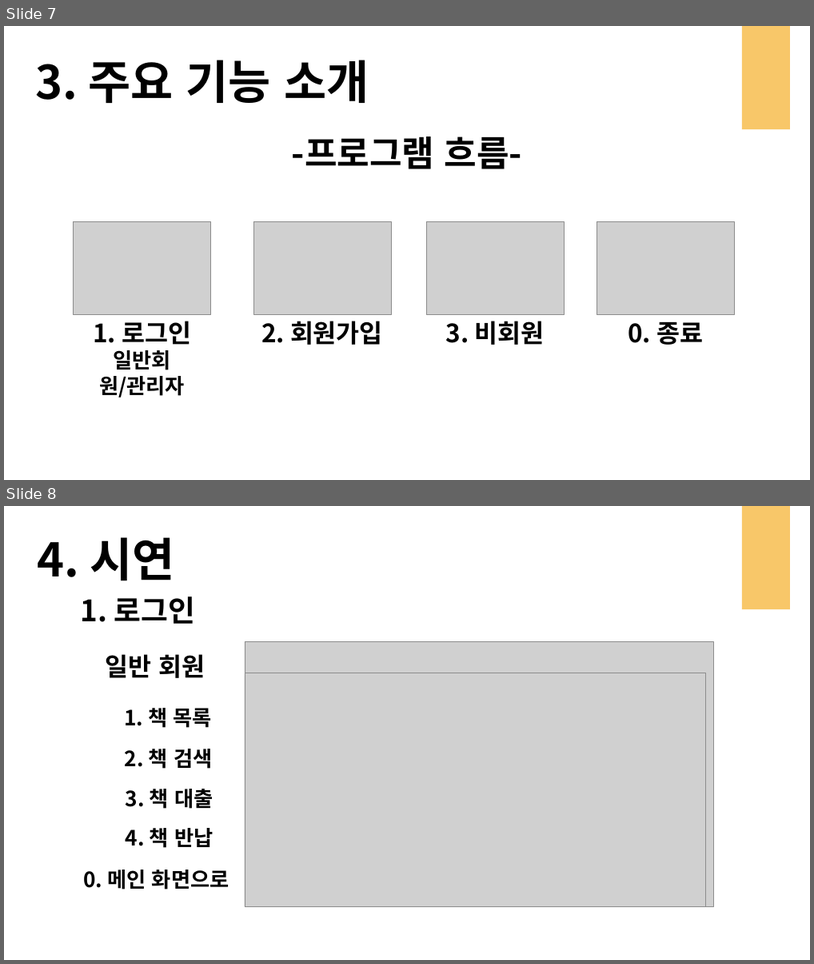
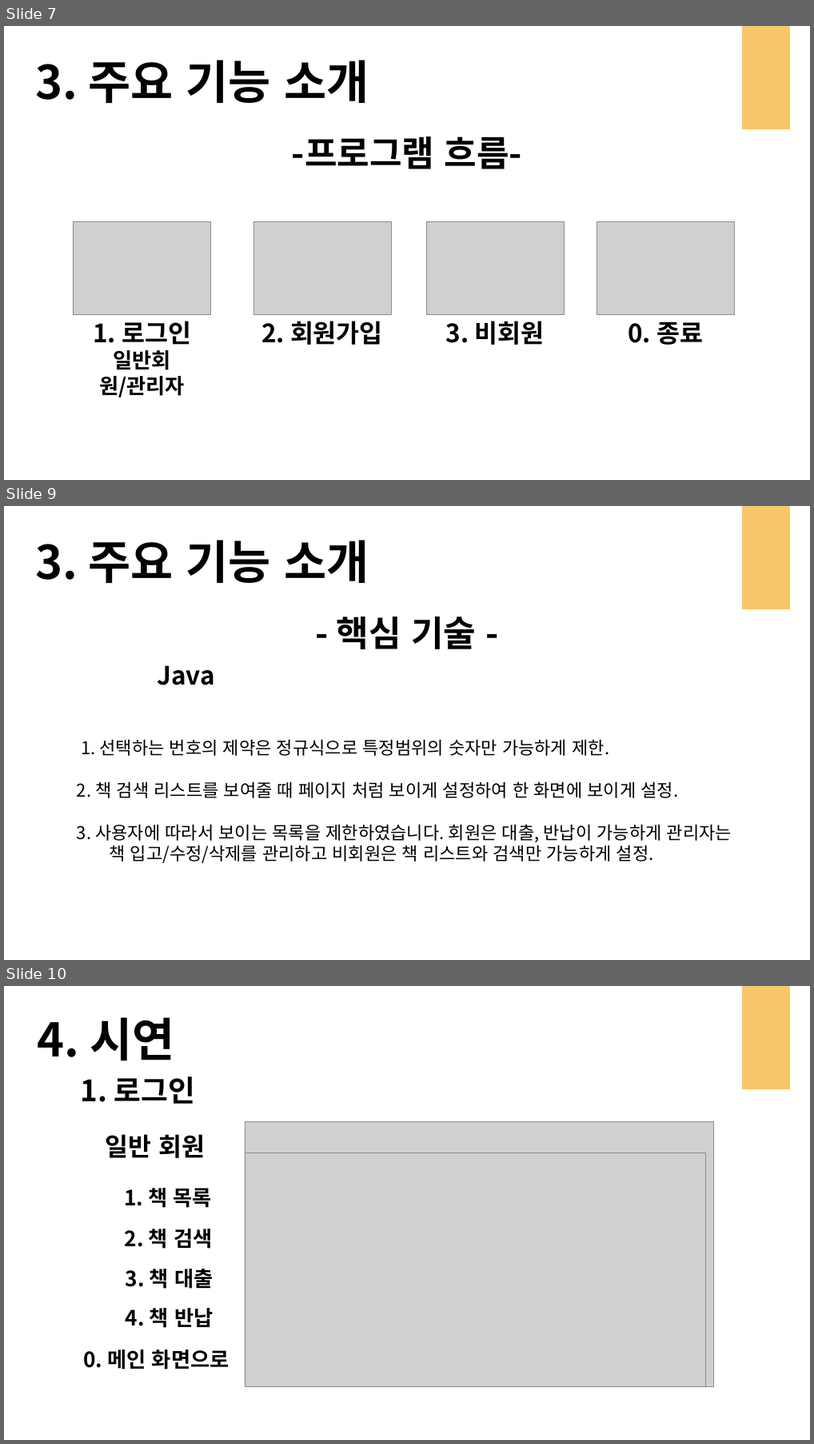
Before and after one commit to bebae/Beginner-Project, a slide deck: JdbcBookLibrary/ppt/도서관리프로그램.pptx. Shown one above the other, each under a label of ours: slides 7 and 8 before the commit, slides 7, 9 and 10 after it; the slides between them are not shown. The pictures are 814x964 and 814x1444 pixels, drawn with LibreOffice and Linux fonts; fonts in the diff are those of the drawing; grey boxes stand for pictures. Boxes give left, top, right and bottom in pixels: in the first picture for what was removed or moved away, otherwise in the second. Text is boxed around its words. In the diff, an @@ line names an element or a change of style, - is before the commit and + after.

```diff
--- a/JdbcBookLibrary/ppt/도서관리프로그램.pptx
+++ b/JdbcBookLibrary/ppt/도서관리프로그램.pptx
@@ slide 9 added at box(4, 506, 810, 960), background #FFFFFF; not listed: 1 template element that a slide beside it also shows @@
@@ text added at box(36, 540, 369, 583), 55 pt, text #000000, bold @@
+3. 주요 기능 소개
@@ text added at box(336, 616, 476, 649), 42 pt, text #000000, bold @@
+- 핵심 기술 -
@@ text added at box(157, 665, 215, 685), 30 pt, text #000000, bold @@
+Java
@@ text added at box(77, 739, 732, 863), 21 pt, text #000000 @@
+1. 선택하는 번호의 제약은 정규식으로 특정범위의 숫자만 가능하게 제한.
+2. 책 검색 리스트를 보여줄 때 페이지 처럼 보이게 설정하여 한 화면에 보이게 설정.
+3. 사용자에 따라서 보이는 목록을 제한하였습니다. 회원은 대출, 반납이 가능하게 관리자는
+책 입고/수정/삭제를 관리하고 비회원은 책 리스트와 검색만 가능하게 설정.
@@ what was slide 8 is now slide 10 @@
```
Also in this commit, not shown: 1 other slide added.
